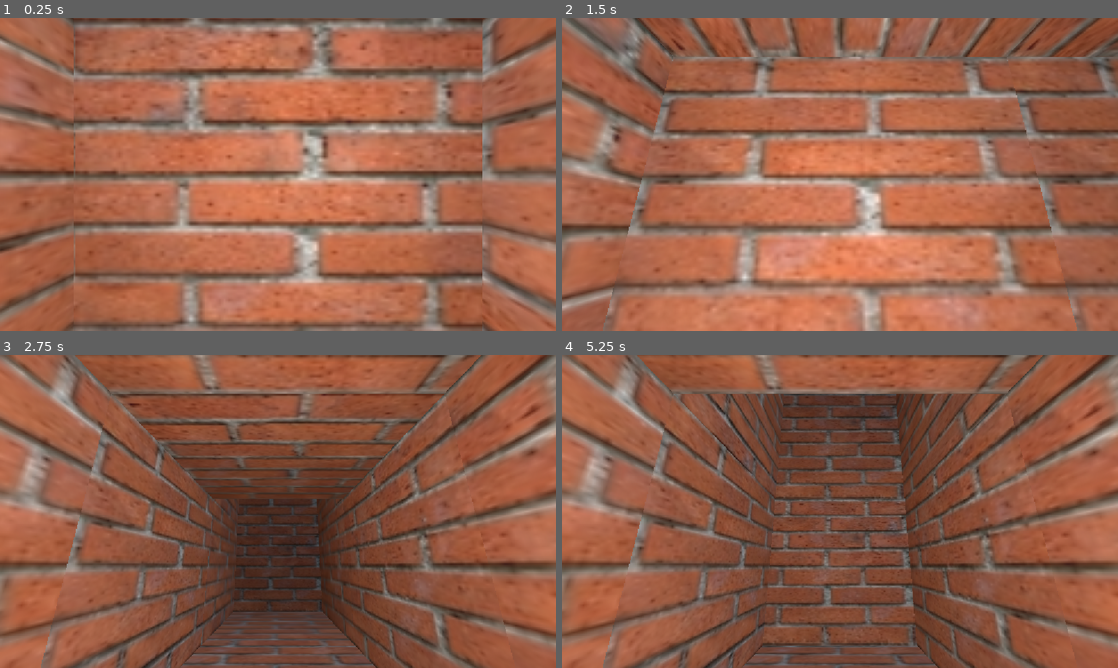
Above: before the commit, frames 1-4 (two rows, left to right).
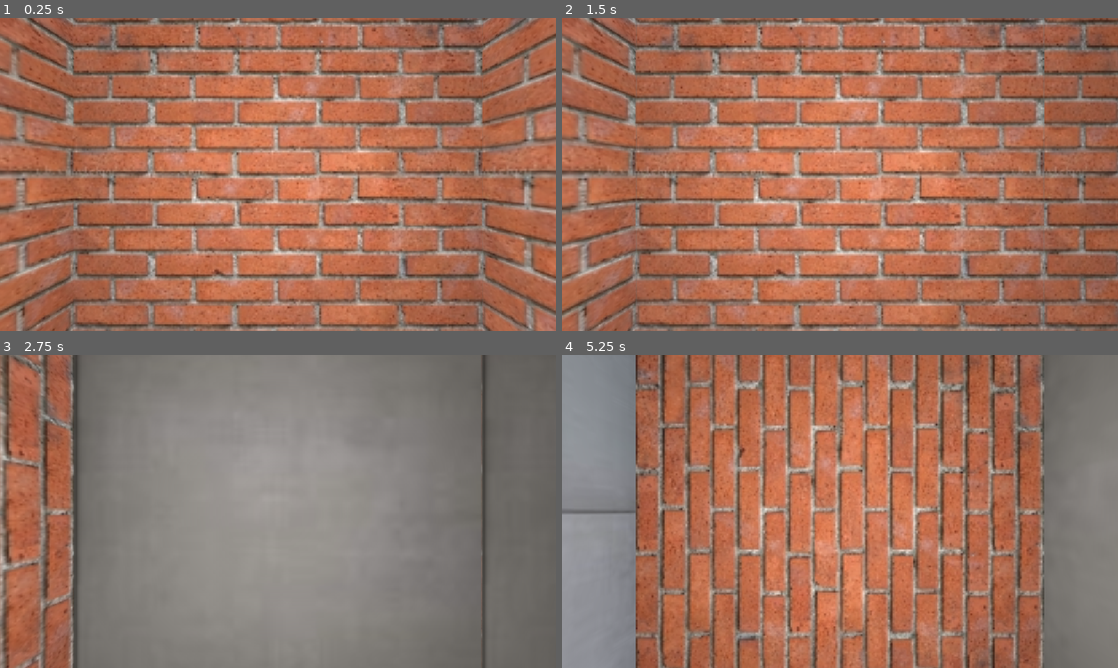
Above: after the commit, the same moments.

Repository: coopermeade-hash/Wall-Crawler
Game: Godot game, scene res://Scenes/game.tscn
The game is run twice, just before and just after one commit, with the same random seed, the same clock (stepped at 60 frames per second) and the same inputs.
Inputs:
- Up to frame 1 (0.25 s): no input
- Up to frame 2 (1.5 s): tap Enter at 0.5 s; hold Right (turn_right) 0.53-1.28 s; hold Page Down (look_down) 0.53-1.28 s; tap Page Up (look_up) at 0.8, 1.35 s; hold Down (move_backward) from 1.28 s (still down)
- Up to frame 3 (2.75 s): tap Z (wall_crawl) at 1.55 s; release Down (move_backward) at 2.03 s; hold Right (turn_right) from 2.03 s (still down); hold Z (wall_crawl) from 2.03 s (still down); tap Page Down (look_down) at 2.3 s
- Up to frame 4 (5.25 s): release Right (turn_right) at 2.78 s; release Z (wall_crawl) at 2.78 s; hold Up (move_forward) 2.78-3.53 s; tap Page Down (look_down) at 2.85, 4.55 s; tap Page Up (look_up) at 3.05 s; tap Space at 3.5 s; hold Page Up (look_up) 3.53-4.28 s; hold Left (turn_left) 3.53-5.03 s; tap Z (wall_crawl) at 3.8, 4.35 s; hold Down (move_backward) from 5.03 s (still down); hold Page Down (look_down) from 5.03 s (still down)

The runs differ from the first frame. In frame 1, 49% of the frame differs, in the area x 0-100%, y 0-100%; in frame 2, 65%; in frame 3, 91%; in frame 4, 86%.

Commit message:
Added wall crawling, removed gravity.

Diff:
--- a/wall-crawler/Scenes/Player/Player.gd
+++ b/wall-crawler/Scenes/Player/Player.gd
@@ -22,14 +22,6 @@
 #This varible makes sure the player doesn't input while a tween is active, putting them offgrid.
 var can_input = true
 
-##TODO: Move some of the code for movement here if we dont care about grid based movement.
-func _physics_process(delta: float) -> void:
-
-	#Simple Gravity.
-	if not is_on_floor():
-		velocity += (Vector3.DOWN).normalized()
-	move_and_slide()
-
 
 func _unhandled_input(event: InputEvent) -> void:
 	#if can_input == false, we can't input
@@ -41,16 +33,9 @@
 		turn()
 	elif event.is_action_pressed("turn_right"):
 		turn(-1)
-	#Look up or down 15 degrees. This does not affect movement
-	elif event.is_action_pressed("look_up"):
-		camera.rotation_degrees.x += 15
-		camera.rotation_degrees.x = clamp(camera.rotation_degrees.x, -90, 90)
-	elif event.is_action_pressed("look_down"):
-		camera.rotation_degrees.x -= 15
-		camera.rotation_degrees.x = clamp(camera.rotation_degrees.x, -90, 90)
 
 	if event.is_action_pressed("wall_crawl"):
-		pass
+		wall_crawl()
 
 	#Move forwards or backwards 1 meter.
 	if event.is_action("move_forward"):
@@ -58,28 +43,49 @@
 	elif event.is_action("move_backward"):
 		await try_move(Vector3.BACK)
 
-#Direction is how many degrees the character will turn, in 90 degree increments
-func turn(dir := 1):
+
+#Direction is how many degrees the character will turn, in 90 degree increments.
+#Basis axis is the axis of rotation, generaly being in our y axis.
+func turn(dir := 1, basis_axis := basis.y):
+	var original_scale = scale
+	var original_basis = basis
 	#Make sure we can't input while tweening
 	can_input = false
 	var tween = get_tree().create_tween()
 	#Turn 90 degrees in TURN_SPEED seconds.
-	tween.tween_property(self, "rotation:y",rotation.y + PI / 2 * dir, TURN_SPEED)
+
+
+	#This allows turning to work when wall crawling.
+	var target_basis = basis.rotated(basis_axis.normalized(), PI / 2 * dir)
+
+	tween.tween_method(
+		#This function is needed or else we'll get errors when turning, as tweening basises causes problems.
+		#I would make this a seperate function, but it needs stuff in the orignal function, like target basis.
+		func(slerp_weight : float):
+			basis = original_basis.slerp(target_basis, slerp_weight)
+			scale = original_scale
+	, 0.0, 1.0, TURN_SPEED)
+
 	await tween.finished
 	#Wait until tween is done, then make tween work.
 	can_input = true
 
 
-#Really more of a turn up
+#Really more of a turning 'Up' onto a wall.
 func wall_crawl(dir = 1):
 	#Make sure we are facing a wall to start crawling it.
-	raycast.target_position = Vector3.FORWARD * 2
+	raycast.target_position = (camera.basis * Vector3.FORWARD).normalized() * 2
 	raycast.force_raycast_update()
 
 	if not raycast.is_colliding():
 		return
-	if raycast.get_collider() is GridMap:
-		print("YAY!")
+	if not raycast.get_collider() is GridMap:
+		return
+
+	#Now we perform a turn in the x axis.
+	turn(1, basis.x)
+
+
 
 
 
--- a/wall-crawler/project.godot
+++ b/wall-crawler/project.godot
@@ -61,6 +61,10 @@
 "events": [Object(InputEventKey,"resource_local_to_scene":false,"resource_name":"","device":-1,"window_id":0,"alt_press …(192 unchanged characters)…
 ]
 }
+end_wall_crawl={
+"deadzone": 0.2,
+"events": []
+}
 
 [physics]
 
Binary file changed: wall-crawler/Resources/Textures/wall_texture.png
